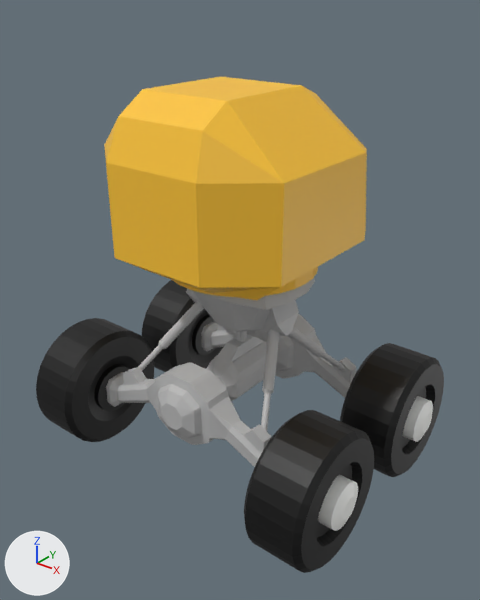
The Blender file mobs/wheeled_drone.blend: old version first, new version second.
Rendered twice from a 50 mm camera at (3.0, -3.77, 3.74) aimed at (0.08, -0.12, 1.47). Lighting does not change. The marker at lower left points along +X, +Y and +Z.

The first picture shows 'LB_WHEEL', 'LF_WHEEL', 'RB_WHEEL', 'RF_WHEEL', 'drone_body', 'drone_turret'.
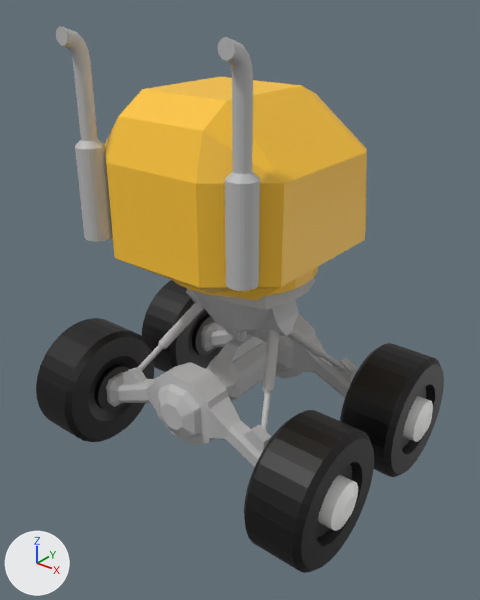
The change, as JSON lines over the scene's bpy script:
```json
{"op": "add", "block": "me_cylinder_008", "code": ["me_cylinder_008 = bpy.data.meshes.new('Cylinder.008')", "me_cylinder_008.from_pydata(...)  # 216 vertices, 194 faces; spans x -1.0..1.0, y -1.0..1.35, z -13.0..1.0", "me_cylinder_008.materials.append(mat_drone_body)  # grey #bcbcbc"]}
{"op": "add", "block": "ob_pipe_002", "code": ["ob_pipe_002 = bpy.data.objects.new('pipe.002', me_cylinder_008)", "ob_pipe_002.location = (0.669, -0.831, 2.135)", "ob_pipe_002.scale = (-0.102, -0.102, -0.102)"]}
{"op": "add", "block": "ob_pipe_001", "code": ["ob_pipe_001 = bpy.data.objects.new('pipe.001', me_cylinder_008.copy())", "ob_pipe_001.location = (-0.672, -0.831, 2.135)", "ob_pipe_001.scale = (-0.102, -0.102, -0.102)"]}
```

Location of each change, (x1, y1, x2, y2) in pixels of the pictures (480 x 600 px):
```json
{"object": "pipe.002", "change": "added", "after": [218, 37, 260, 291]}
{"object": "pipe.001", "change": "added", "after": [56, 26, 113, 241]}
```
